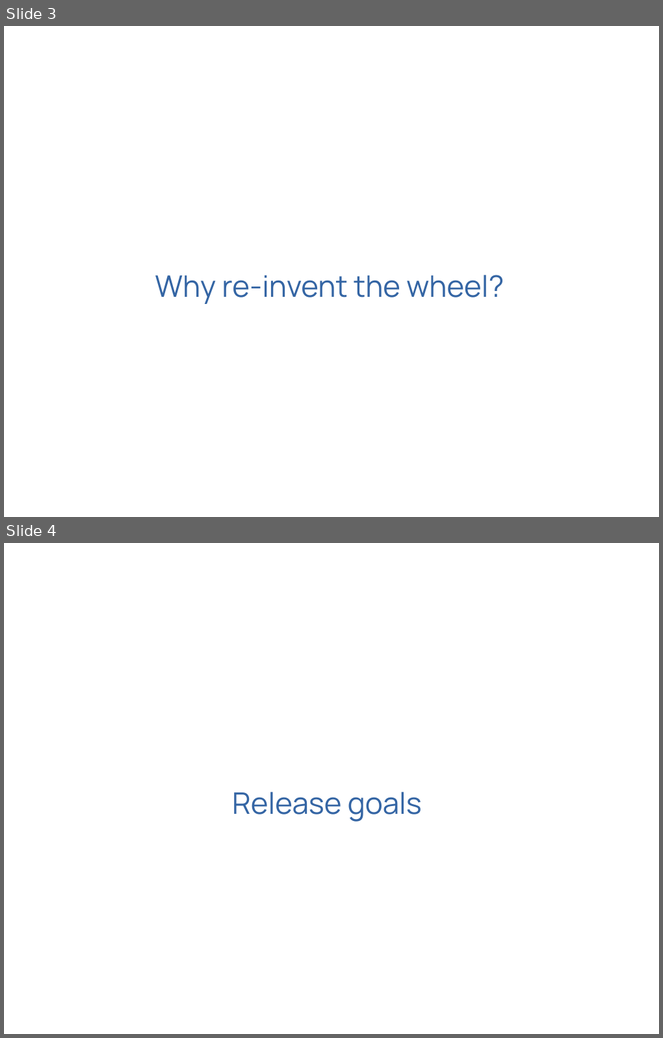
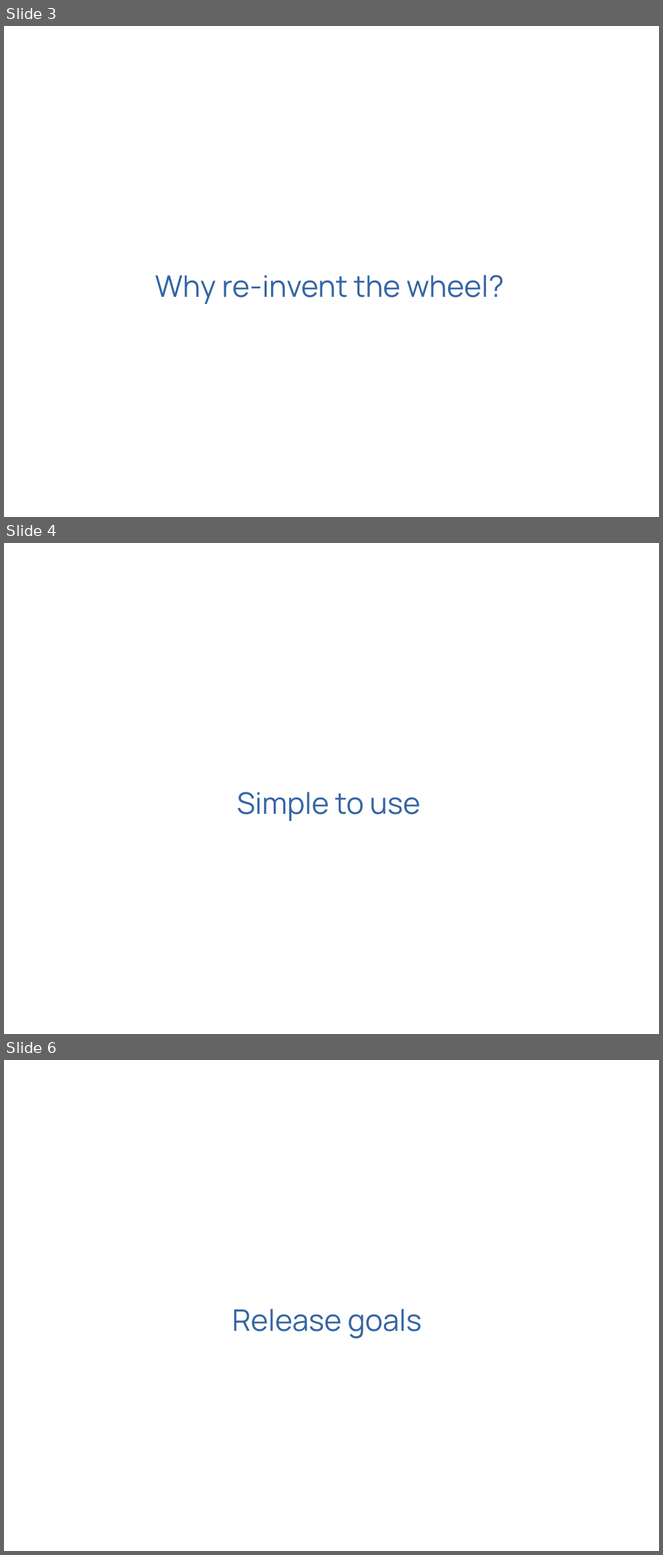
Before and after one commit to karuvally/project_green, a slide deck: docs/phase_ii/slides/review_iii.odp. Shown one above the other, each under a label of ours: slides 3 and 4 before the commit, slides 3, 4 and 6 after it; the slides between them are not shown. The pictures are 663x1038 and 663x1555 pixels, drawn with LibreOffice and Linux fonts; fonts in the diff are those of the drawing. Boxes give left, top, right and bottom in pixels: in the first picture for what was removed or moved away, otherwise in the second. Text is boxed around its words. In the diff, an @@ line names an element or a change of style, - is before the commit and + after.

```diff
--- a/docs/phase_ii/slides/review_iii.odp
+++ b/docs/phase_ii/slides/review_iii.odp
@@ slide 4 added at box(4, 543, 659, 1034), background #FFFFFF @@
@@ text added at box(237, 792, 421, 821), 36 pt, text #3465A4 @@
+Simple to use
@@ what was slide 4 is now slide 6 @@
```
Also in this commit, not shown: 1 other slide added, 1 other file.
